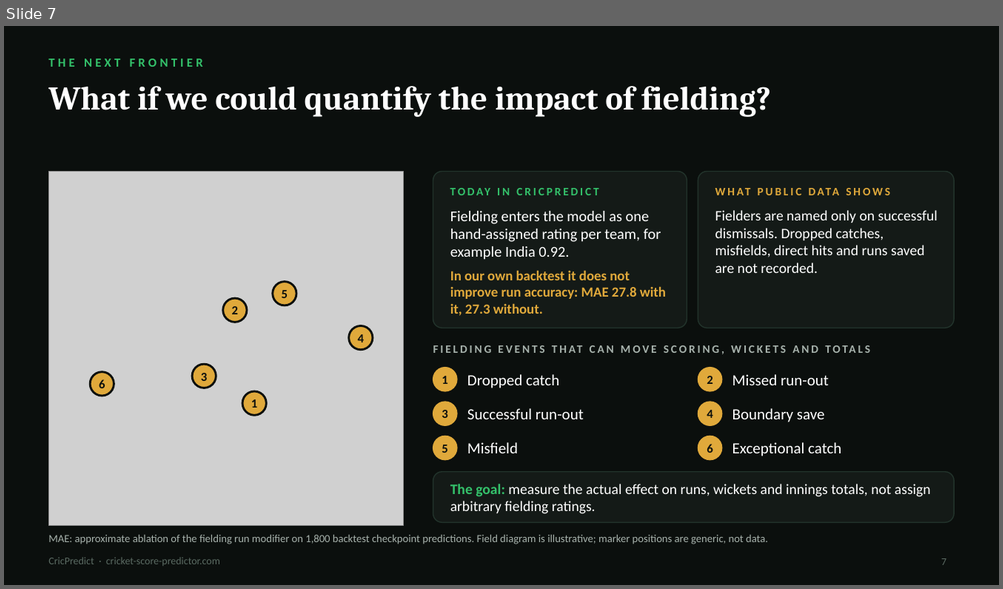
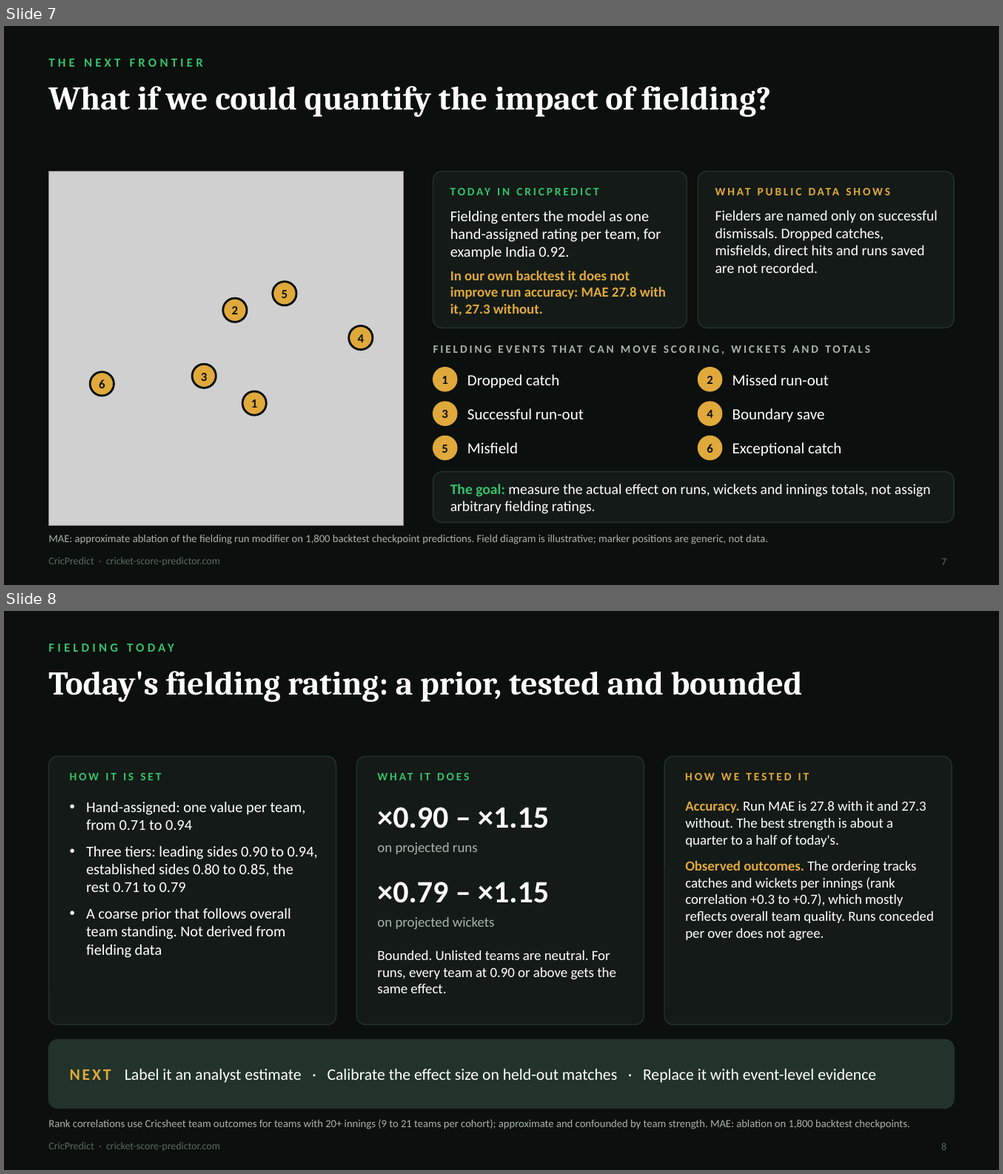
Before and after one commit to econsmaestro/cricket-score-predictor, a slide deck: presentation/CricPredict_Cricketviz.pptx. Shown one above the other, each under a label of ours: slide 7 before the commit, slides 7 and 8 after it. The pictures are 1003x589 and 1003x1174 pixels, drawn with LibreOffice and Linux fonts; fonts in the diff are those of the drawing; grey boxes stand for pictures. Boxes give left, top, right and bottom in pixels: in the first picture for what was removed or moved away, otherwise in the second. Text is boxed around its words. In the diff, an @@ line names an element or a change of style, - is before the commit and + after.

```diff
--- a/presentation/CricPredict_Cricketviz.pptx
+++ b/presentation/CricPredict_Cricketviz.pptx
@@ slide 8 added at (4,611,999,1170), background #0B0F0D; not listed: 1 template element that a slide beside it also shows @@
@@ text added at (48,639,720,662), 12 pt, text #34C26B, bold @@
+FIELDING TODAY
@@ title added at (48,671,802,702), 32 pt, text #FFFFFF, bold @@
+Today's fielding rating: a prior, tested and bounded
@@ rounded rectangle added at (48,757,336,1025), fill #141A17, outline #22332B 1 pt @@
@@ rounded rectangle added at (356,757,643,1025), fill #141A17, outline #22332B 1 pt @@
@@ rounded rectangle added at (664,757,951,1025), fill #141A17, outline #22332B 1 pt @@
@@ text added at (70,773,161,780), 11 pt, text #34C26B, bold @@
+HOW IT IS SET
@@ text added at (377,769,623,789), 11 pt, text #34C26B, bold @@
+WHAT IT DOES
@@ text added at (685,773,809,780), 11 pt, text #E0A93B, bold @@
+HOW WE TESTED IT
@@ text added at (86,802,318,958), 14.5 pt, text #FFFFFF @@
+• Hand-assigned: one value per team, from 0.71 to 0.94
+• Three tiers: leading sides 0.90 to 0.94, established sides 0.80 to 0.85, the rest 0.71 to 0.79
+• A coarse prior that follows overall team standing. Not derived from fielding data
@@ text added at (377,807,549,829), 30 pt, text #FFFFFF, bold @@
+×0.90 – ×1.15
@@ text added at (685,801,933,941), 13.5 pt, text #FFFFFF @@
+Accuracy. Run MAE is 27.8 with it and 27.3 without. The best strength is about a quarter to a half of today's.
+Observed outcomes. The ordering tracks catches and wickets per innings (rank correlation +0.3 to +0.7), which mostly reflects overall team quality. Runs conceded per over does not agree.
@@ text added at (377,843,478,854), 13.5 pt, text #A7B2AC @@
+on projected runs
@@ text added at (377,882,549,903), 30 pt, text #FFFFFF, bold @@
+×0.79 – ×1.15
@@ text added at (377,917,495,929), 13.5 pt, text #A7B2AC @@
+on projected wickets
@@ text added at (377,951,616,994), 13.5 pt, text #FFFFFF @@
+Bounded. Unlisted teams are neutral. For runs, every team at 0.90 or above gets the same effect.
@@ rounded rectangle added at (48,1040,954,1109), fill #22332B, outline #22332B 1 pt @@
@@ text added at (125,1069,876,1083), 15.5 pt, text #FFFFFF @@
+NEXT Label it an analyst estimate · Calibrate the effect size on held-out matches · Replace it with event-level evidence
@@ text added at (48,1119,909,1130), 10.5 pt, text #A7B2AC @@
+Rank correlations use Cricsheet team outcomes for teams with 20+ innings (9 to 21 teams per cohort); approximate and confounded by team strength. MAE: ablation on 1,800 backtest checkpoints.
@@ page number added at (941,1143,946,1150), 10 pt, text #5B6B63 @@
+8
```
Also in this commit, not shown: 4 other files.
